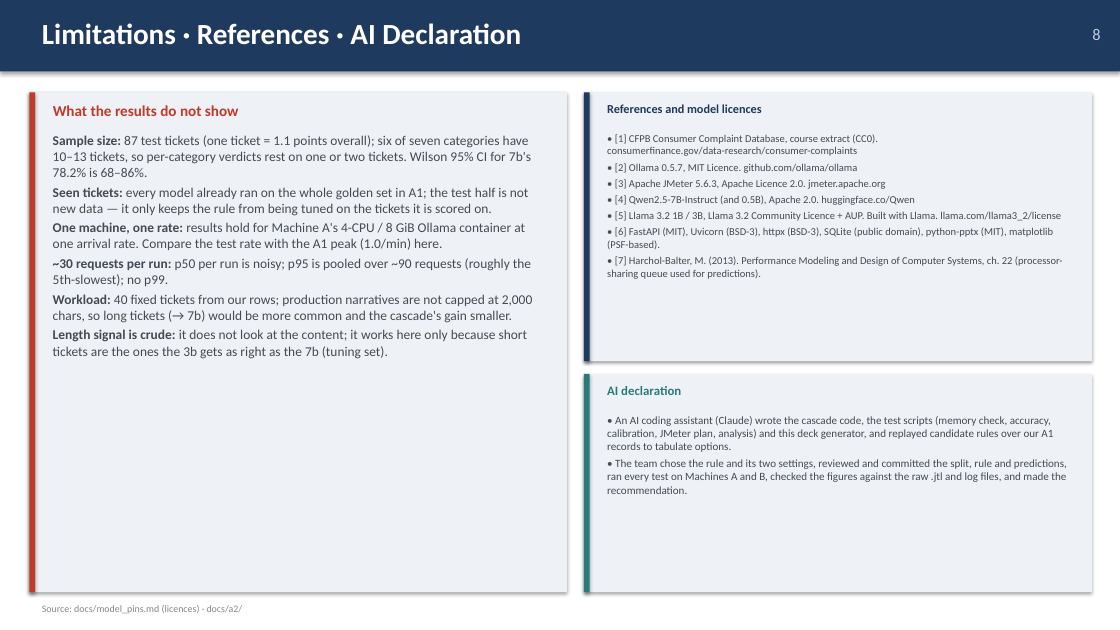
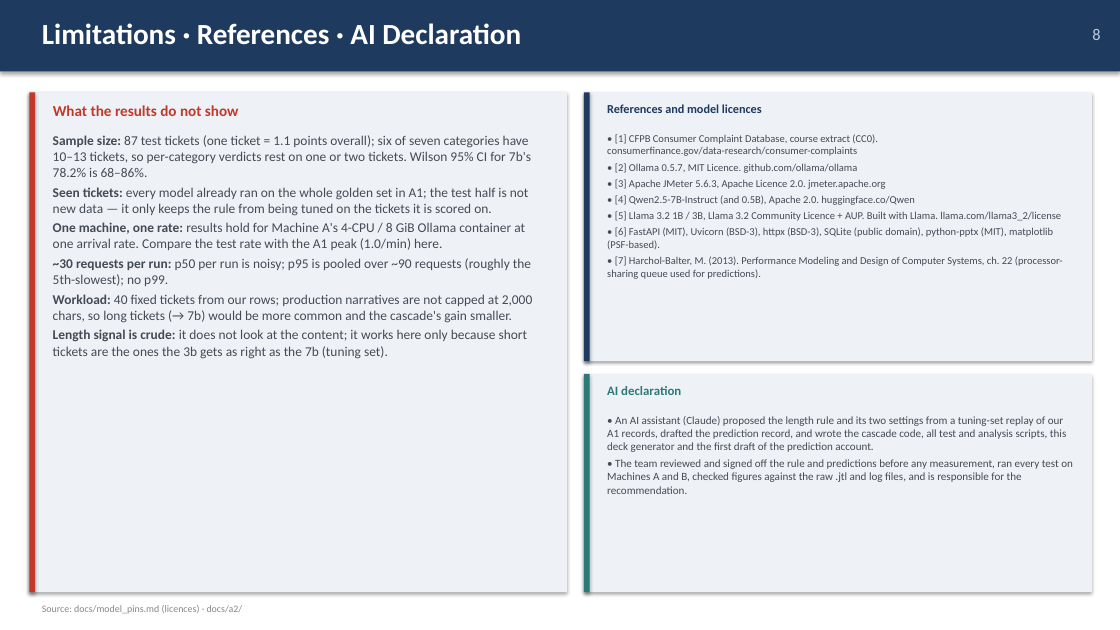
Before and after one commit to AlvinKoh1/ICT3113-Assignment2, a slide deck: slide 8 of deck/Group09_A2.pptx. Drawn at 1120x630 pixels with LibreOffice and Linux fonts; fonts in the diff are those of the drawing. Boxes give left, top, right and bottom in pixels: in the first picture for what was removed or moved away, otherwise in the second. Text is boxed around its words. In the diff, an @@ line names an element or a change of style, - is before the commit and + after.

```diff
--- a/deck/Group09_A2.pptx
+++ b/deck/Group09_A2.pptx
@@ text at <box>607,416,1073,494</box>: text changed @@
-• An AI coding assistant (Claude) wrote the cascade code, the test scripts (memory check, accuracy, calibration, JMeter plan, analysis) and this deck generator, and replayed candidate rules over our A1 records to tabulate options.
-• The team chose the rule and its two settings, reviewed and committed the split, rule and predictions, ran every test on Machines A and B, checked the figures against the raw .jtl and log files, and made the recommendation.
+• An AI assistant (Claude) proposed the length rule and its two settings from a tuning-set replay of our A1 records, drafted the prediction record, and wrote the cascade code, all test and analysis scripts, this deck generator and the first draft of the prediction account.
+• The team reviewed and signed off the rule and predictions before any measurement, ran every test on Machines A and B, checked figures against the raw .jtl and log files, and is responsible for the recommendation.
```
Also in this commit, not shown: 8 other files.
